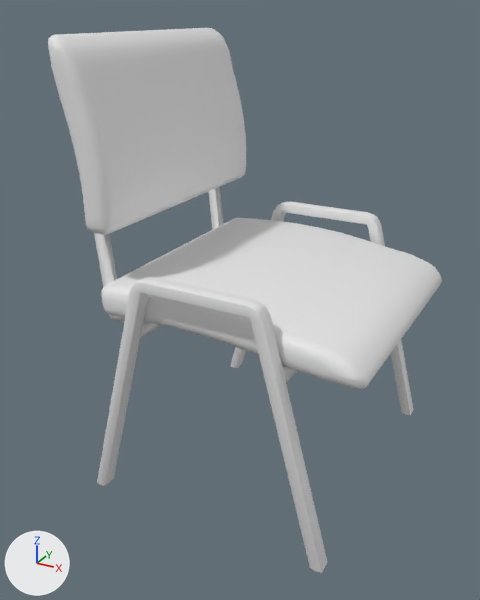
An edit to the FBX model KirjastoVartija/Assets/Objects/Chair.fbx, drawn before and after from the same camera.
One viewpoint serves both versions: a camera (50 mm lens) standing at (17.8, -36.7, 29.1) and looking at (-1.5, -1.6, 11.6). Every picture has the same lights, and +X, +Y and +Z are marked at lower left. Where no turn or scale is listed for an object, it has been applied to the vertices.

The older version as bpy lines, for what is in view:
```python
me_cube_003 = bpy.data.meshes.new('Cube.003')
me_cube_003.from_pydata(...)  # 80 vertices, 76 faces; spans x -14.5..0.1, y -12.8..4.4, z 0.3..15.0
me_cube_005 = bpy.data.meshes.new('Cube.005')
me_cube_005.from_pydata(...)  # 328 vertices, 324 faces; spans x -8.2..8.2, y -9.7..9.7, z -0.3..15.3
me_cube_006 = bpy.data.meshes.new('Cube.006')
me_cube_006.from_pydata(...)  # 256 vertices, 258 faces; spans x -7.2..9.7, y -8.6..8.6, z 14.6..17.5
me_cube_007 = bpy.data.meshes.new('Cube.007')
me_cube_007.from_pydata(...)  # 256 vertices, 258 faces; spans x -1.7..1.7, y -8.6..8.6, z -5.3..5.6
ob_cube = bpy.data.objects.new('Cube', me_cube_005)
ob_cube.location = (0.0, 0.0, 0.0)
ob_cube_001 = bpy.data.objects.new('Cube.001', me_cube_006)
ob_cube_001.location = (-0.37, 0.0, -3.31)
ob_cube_002 = bpy.data.objects.new('Cube.002', me_cube_003)
ob_cube_002.location = (5.04, 4.11, 10.4)
ob_cube_003 = bpy.data.objects.new('Cube.003', me_cube_007)
ob_cube_003.location = (-8.05, 0.07, 22.26)
```
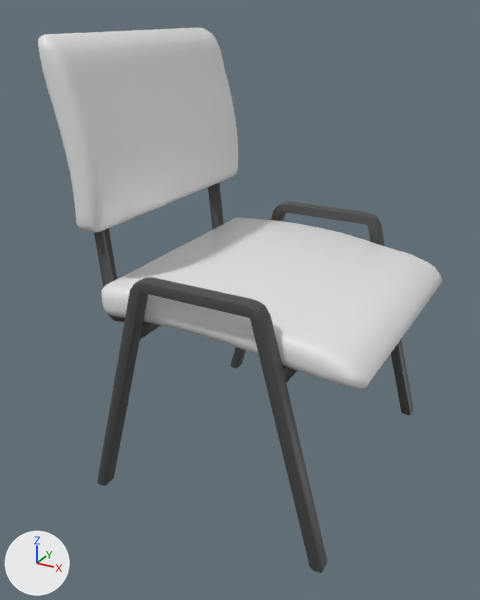
Boxes [x1, y1, x2, y2] around the edits, measured in the pictures (480 x 600 px):
'Cube.003', moved
    before: [48, 28, 246, 234]
    after: [38, 28, 238, 232]
'Cube', recoloured
    both: [97, 202, 414, 573]
'Cube.002', recoloured
    both: [94, 183, 297, 383]

What changed in the scene script:
```text
Add mat_material_002:
    mat_material_002 = principled_material('Material.002')
    mat_material_002.base_color = (0.07, 0.07, 0.07)  # dark grey #4b4b4b
Change me_cube_003:
    where me_cube_003.from_pydata(...)  # 80 vertices, 76 faces; spans x -14.5..0.1, y -12.8..4.4, z 0.3..15.0
    add me_cube_003.materials.append(mat_material_002)  # dark grey #4b4b4b
Change me_cube_005:
    where me_cube_005.from_pydata(...)  # 328 vertices, 324 faces; spans x -8.2..8.2, y -9.7..9.7, z -0.3..15.3
    add me_cube_005.materials.append(mat_material_002)  # dark grey #4b4b4b
Change ob_cube_003:
    ob_cube_003.location: (-8.05, 0.07, 22.26) -> (-8.76, 0.07, 22.26)
```
